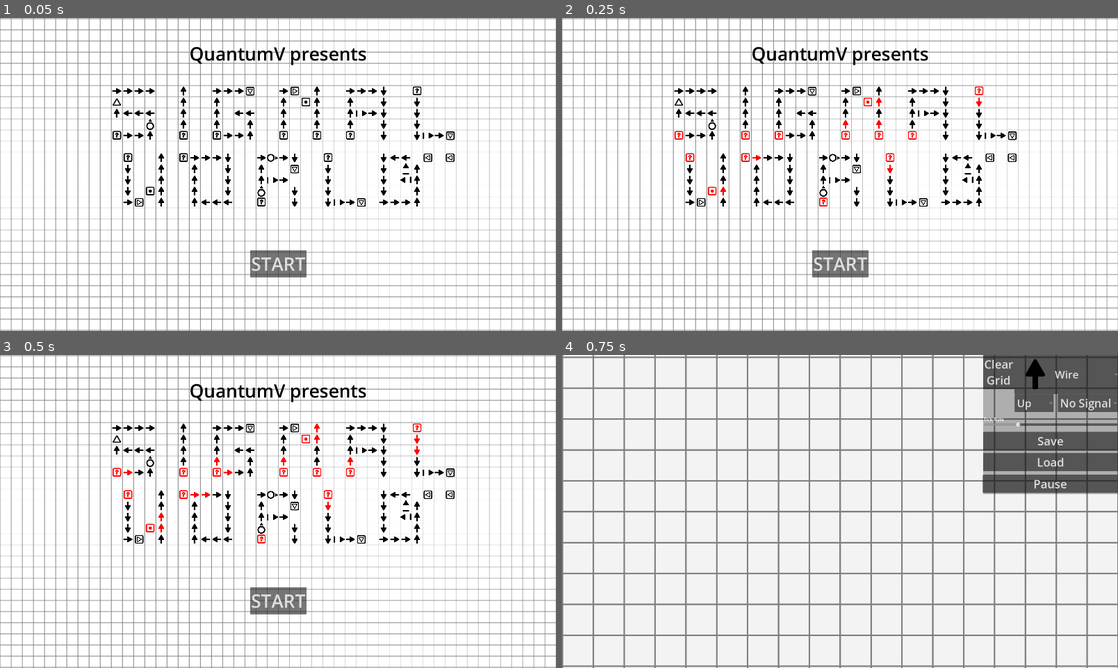
Above: before the commit, frames 1-4 (two rows, left to right).
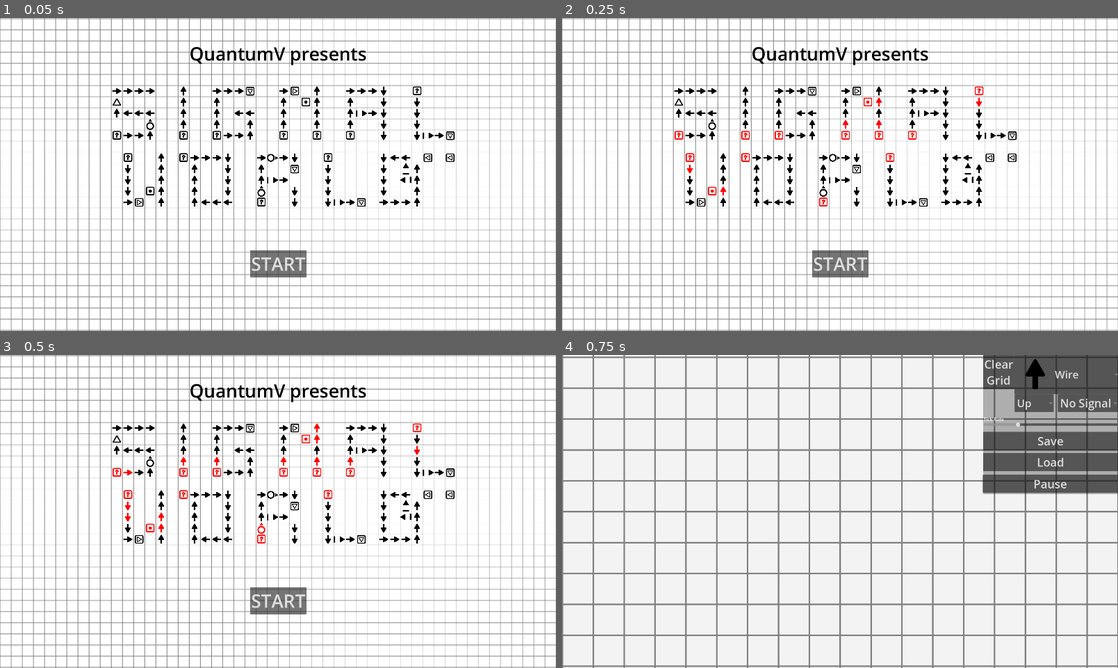
Above: after the commit, the same moments.

Repository: QuantumV2/SignalWorld
Game: Godot game, scene res://Scenes/TitleScreen.tscn
Same seed, same stepped clock (60 frames per second), same inputs: the game is played once before the commit and once after it.
Inputs:
- Up to frame 1 (0.05 s): no input
- Up to frame 2 (0.25 s): no input
- Up to frame 3 (0.5 s): no input
- Up to frame 4 (0.75 s): click "START" at 0.5 s

Frame 1 is identical in both runs. In frame 2, less than 0.1% of the frame differs, in the area x 22-60%, y 43-50%; in frame 3, 0.2%, in the area x 22-76%, y 25-58%; in frame 4, nothing differs.

Commit message:
fix some stuff and more readability

Diff:
--- a/Scripts/GameHandler.gd
+++ b/Scripts/GameHandler.gd
@@ -271,41 +271,35 @@
 	var width = arr.size()
 	var height = arr[0].size()
 
-	for i in range((width + 1) / 2):
-		for x in [i, width - 1 - i]:
-			if x < width:
-				for y in range(height):
-					if curr_grid[x][y]['type'] != -1:
-						process_cell(tilemap, colormap, arr, x, y)
-
-	for i in range((height + 1) / 2):
-		for y in [i, height - 1 - i]:
-			if y < height:
-				for x in range(width):
-					if curr_grid[x][y]['type'] != -1:
-						process_cell(tilemap, colormap, arr, x, y)
+	for y in range(height):
+		for x in range(width):
+			if arr[x][y]['type'] != -1:
+				process_cell(tilemap, colormap, arr, x, y)
+
+	for x in range(width):
+		for y in range(height):
+			if arr[x][y]['type'] != -1:
+				process_cell(tilemap, colormap, arr, x, y)
 
 func update_gamestate():
 	if paused or curr_grid.size() < 1:
 		return
+
 	curr_grid = next_grid.duplicate(true)
 	update_tiles(%CellMap, %ColorMap, curr_grid)
+
 	var width = curr_grid.size()
 	var height = curr_grid[0].size()
 
-	for i in range((width + 1) / 2):
-		for x in [i, width - 1 - i]:
-			if x < width:
-				for y in range(height):
-					if curr_grid[x][y]['type'] != -1:
-						process_game_cell(x, y)
-
-	for i in range((height + 1) / 2):
-		for y in [i, height - 1 - i]:
-			if y < height:
-				for x in range(width):
-					if curr_grid[x][y]['type'] != -1:
-						process_game_cell(x, y)
+	for y in range(height):
+		for x in range(width):
+			if curr_grid[x][y]['type'] != -1:
+				process_game_cell(x, y)
+
+	for x in range(width):
+		for y in range(height):
+			if curr_grid[x][y]['type'] != -1:
+				process_game_cell(x, y)
 
 func turn_off_if_invalid(x,y):
 	if !is_valid_cell(x,y,next_grid) or !is_valid_cell(x,y,curr_grid):
